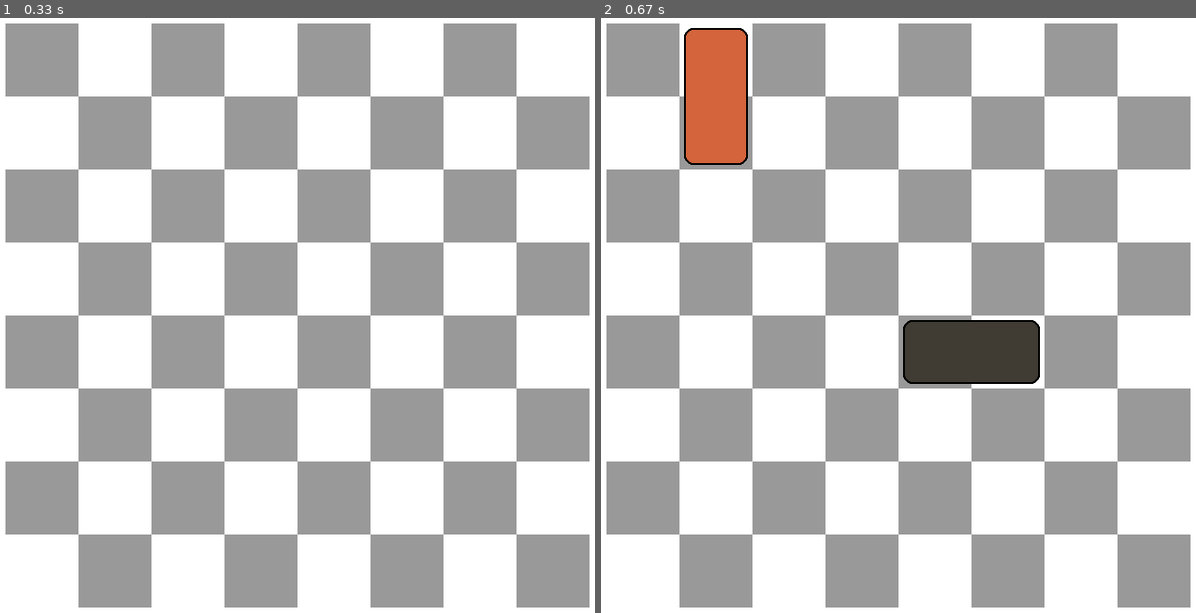
Above: before the commit, frames 1-2 (left to right).
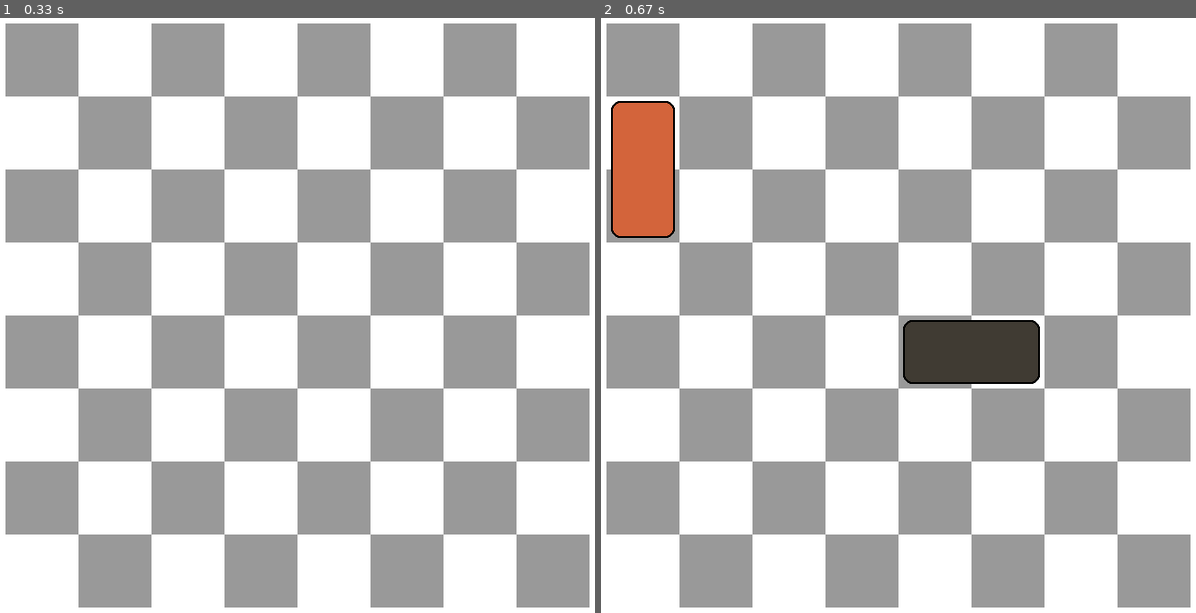
Above: after the commit, the same moments.

Repository: djoleant/Domineering
Game: pygame game, started from pygame_proba.py
Same seed, same stepped clock (60 frames per second), same inputs: the game is played once before the commit and once after it.
Inputs (mouse positions are in pixels of both pictures, inside the frame that each line leads up to):
- Up to frame 1 (0.33 s): no input
- Up to frame 2 (0.67 s): click (928, 345) at 0.38 s

Frame 1 is identical in both runs. In frame 2, 4.9% of the frame differs, in the area x 1-25%, y 1-37%.

Commit message:
Izmene heuristike

Diff:
--- a/Domineering.py
+++ b/Domineering.py
@@ -225,6 +225,7 @@
 
 
 def heuristic(state, move):
+    #global first_player
     # number of remaining horizontal moves
     horizontal = 0
     for x in range(n-1):
@@ -239,7 +240,7 @@
                 vertical += 1
     # print(horizontal,vertical)
     # print(move)
-    return horizontal-vertical+n*(m-1)+m*(n-1) if move[2] == HORIZONTAL else vertical-horizontal+n*(m-1)+m*(n-1)
+    return horizontal-vertical+n*(m-1)+m*(n-1) if first_player==HUMAN else vertical-horizontal+n*(m-1)+m*(n-1)
 
 
 def max_value(state, depth, alpha, beta, move):
@@ -317,4 +318,4 @@
 
 if __name__ == "__main__":
     # TODO: Implement min-max move making logic
-    play_game(8, 8, first=COMPUTER)
+    play_game(8, 8, first=HUMAN)
